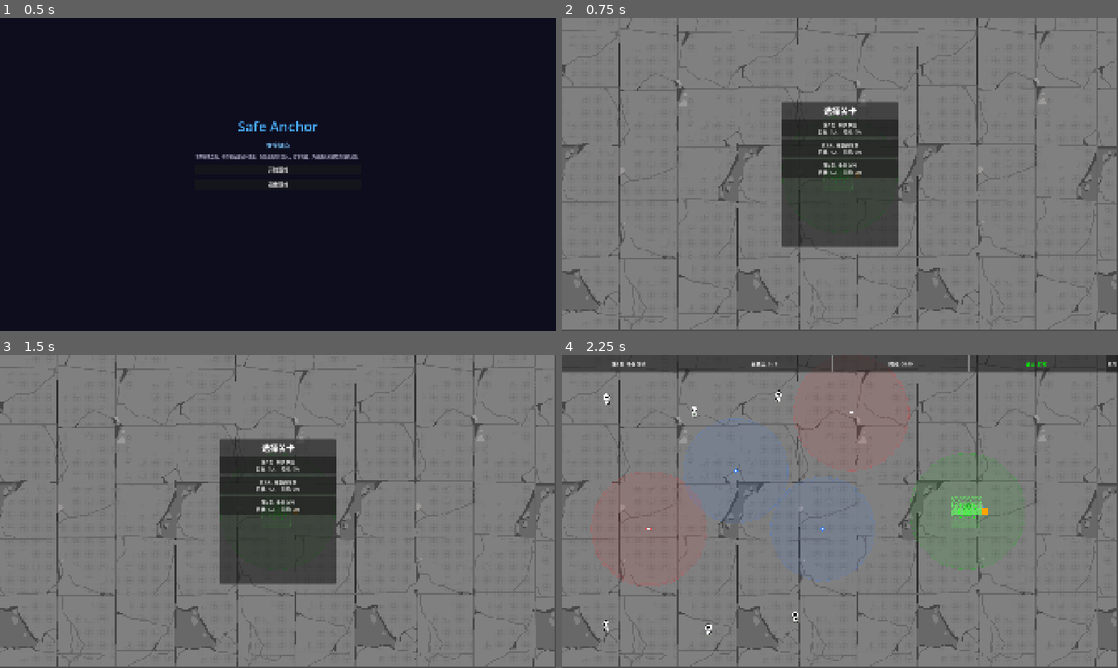
Above: before the commit, frames 1-4 (two rows, left to right).
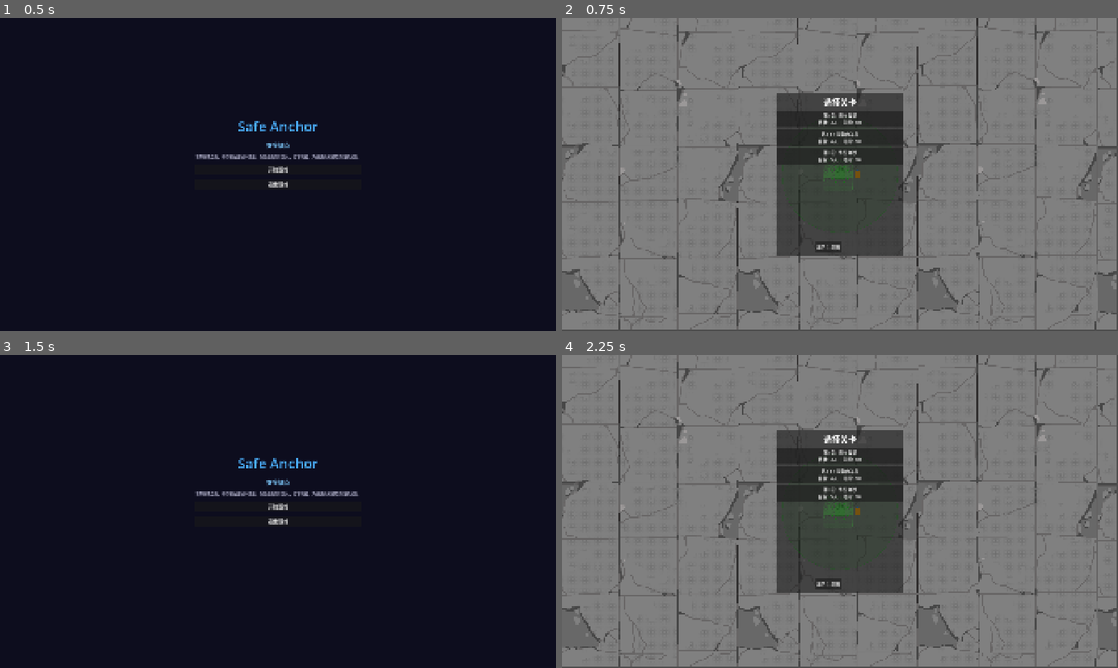
Above: after the commit, the same moments.

Repository: kunk70352-png/Safe-Anchor
Game: Godot game, scene res://src/main/main.tscn
Two runs of this game, one before a commit and one after it. Both use one fixed random seed, a clock stepped at 60 frames per second and the inputs below.
Inputs (mouse positions are in pixels of both pictures, inside the frame that each line leads up to):
- Up to frame 1 (0.5 s): no input
- Up to frame 2 (0.75 s): click "开始游戏" at 0.5 s
- Up to frame 3 (1.5 s): click (266, 583) at 1.25 s, where only the run after the commit has a clickable "返回主界面"
- Up to frame 4 (2.25 s): click (840, 505) at 2 s, where only the run after the commit has a clickable "开始游戏"

Frame 1 is identical in both runs. In frame 2, 4.3% of the frame differs, in the area x 38-62%, y 24-76%; in frame 3, 99%, in the area x 0-100%, y 0-100%; in frame 4, 18%.

Commit message:
选关界面添加返回主界面按钮

Diff:
--- a/src/main/main.gd
+++ b/src/main/main.gd
@@ -45,6 +45,7 @@
 	GameManager.level_completed.connect(_on_level_completed)
 	GameManager.level_failed.connect(_on_level_failed)
 	level_select.level_selected.connect(_on_level_selected)
+	level_select.back_pressed.connect(_show_title)
 
 
 func _show_level_select() -> void:
--- a/src/ui/level_select.gd
+++ b/src/ui/level_select.gd
@@ -1,15 +1,16 @@
-## 关卡选择界面 — 游戏启动时显示，列出所有关卡供玩家选择。
+## 关卡选择界面 — 列出所有关卡供玩家选择。
 extends Control
 
 signal level_selected(level_index: int)
+signal back_pressed()
 
 var _levels: Array[LevelData] = []
-var _buttons: Array[Button] = []
 
 
 func _ready() -> void:
 	_load_levels()
 	_create_buttons()
+	$Panel/BackButton.pressed.connect(_on_back)
 
 
 func _load_levels() -> void:
@@ -27,11 +28,14 @@
 		var ld := _levels[i]
 		var btn := Button.new()
 		btn.text = "第%d关: %s\n目标: %d人 | 时间: %ds" % [ld.level_number, ld.level_name, ld.target_rescued, int(ld.time_limit)]
-		btn.custom_minimum_size = Vector2(300, 60)
+		btn.custom_minimum_size = Vector2(300, 55)
 		btn.pressed.connect(_on_level_pressed.bind(i))
 		list.add_child(btn)
-		_buttons.append(btn)
 
 
 func _on_level_pressed(index: int) -> void:
 	level_selected.emit(index)
+
+
+func _on_back() -> void:
+	back_pressed.emit()
--- a/src/ui/level_select.tscn
+++ b/src/ui/level_select.tscn
@@ -16,10 +16,10 @@
 anchor_top = 0.5
 anchor_right = 0.5
 anchor_bottom = 0.5
-offset_left = -200.0
-offset_top = -250.0
-offset_right = 200.0
-offset_bottom = 250.0
+offset_left = -220.0
+offset_top = -280.0
+offset_right = 220.0
+offset_bottom = 280.0
 
 [node name="TitleLabel" type="Label" parent="Panel"]
 layout_mode = 1
@@ -38,4 +38,16 @@
 anchor_right = 1.0
 anchor_bottom = 1.0
 offset_top = 60.0
-theme_override_constants/separation = 10
+offset_bottom = -50.0
+theme_override_constants/separation = 8
+
+[node name="BackButton" type="Button" parent="Panel"]
+layout_mode = 1
+anchors_preset = 7
+anchor_left = 0.5
+anchor_right = 0.5
+anchor_bottom = 1.0
+offset_left = -80.0
+offset_bottom = -10.0
+offset_top = -50.0
+text = "返回主界面"
Not shown: 1 places in src/ui/level_select.tscn that only renumber resources
